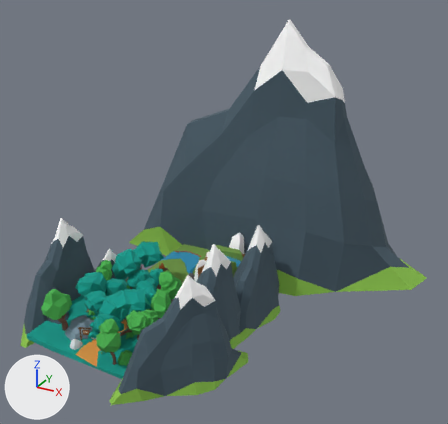
One commit to the glTF model public/Forest.glb: the scene before it, then after it.
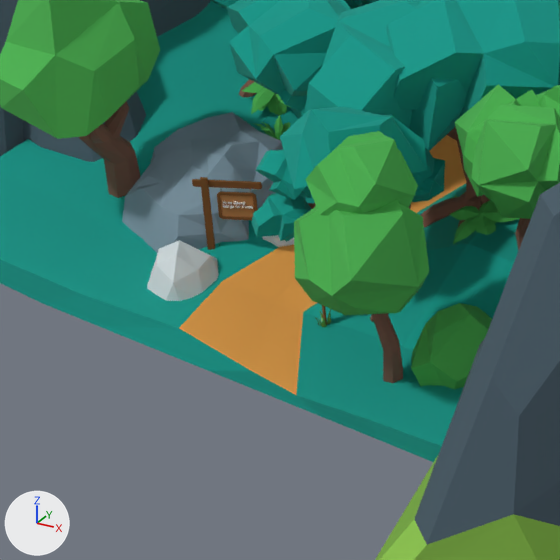
There are two pictures of each version: one whole from a 50 mm lens placed at (43.9, -53.8, 45.6), pointed at (7.4, 12.6, 12.4), one close up on the part from 10% to 32% of the width and 69% to 94% of the height. The lights are fixed; the arrows at lower left show +X, +Y and +Z. The older version's two pictures come first. Where no turn or scale is listed for an object, it has been applied to the vertices.

Script lines for the objects in view, before the commit:
```python
me_mesh1597509149 = bpy.data.meshes.new('mesh1597509149')
me_mesh1597509149.from_pydata(...)  # 15 vertices, 26 faces; spans x -2.87..-1.02, y -8.76..-6.71, z -2.14..-0.7
me_mesh1597509149.materials.append(mat_mat15)  # light grey #d0dadd
me_mesh1634341855 = bpy.data.meshes.new('mesh1634341855')
me_mesh1634341855.from_pydata(...)  # 28 vertices, 52 faces; spans x -0.06..3.89, y -6.58..-2.12, z 1.1..4.28
me_mesh1634341855.materials.append(mat_mat11)  # cyan #009789
me_sign10 = bpy.data.meshes.new('Sign10')
me_sign10.from_pydata(...)  # 408 vertices, 724 faces; spans x -0.0028..0.0127, y -0.0017..0.0018, z 0.0..0.0208
# faces by material slot: [116, 416, 12, 180]
me_sign10.materials.append(mat_dark_wood)  # brown #7e5329
me_sign10.materials.append(mat_rocks)  # grey #999999
me_sign10.materials.append(mat_light_wood)  # brown #b17f4c
me_sign10.materials.append(mat_herbs)  # green #74a041
me_text = bpy.data.meshes.new('Text')
me_text.from_pydata(...)  # 4232 vertices, 8396 faces; spans x 0.07..7.0, y -1.23..0.69, z -0.33..0.0
ob_group1597509149 = bpy.data.objects.new('group1597509149', me_mesh1597509149)
ob_group1597509149.location = (0.0, 0.04, 2.23)
ob_group1634341855 = bpy.data.objects.new('group1634341855', me_mesh1634341855)
ob_group1634341855.location = (0.0, 0.04, 2.23)
ob_my_name = bpy.data.objects.new('My Name', me_text)
ob_my_name.location = (-1.51, -6.63, 2.01)
ob_my_name.rotation_euler = (1.584, 0.0, 0.44)  # degrees (91, 0, 25)
ob_my_name.scale = (0.0966, 0.0966, 0.0966)
ob_sign10 = bpy.data.objects.new('Sign10', me_sign10)
ob_sign10.parent = ob_rootnode_001
ob_sign10.location = (-1.831, -6.785, 0.603)
ob_sign10.rotation_euler = (0.0, 0.0, 0.428)  # degrees (0, 0, 25)
ob_sign10.scale = (100.0, 100.0, 100.0)
# also in view: 'group624957455' at (-3.7, -2.2, 1.6); 'group937971834' at (3.1, -3.3, 2.7); 'group443772894' at (3.5, -3.3, 5.4); 'group2009401224' at (-0.1, -0.3, 1.1); 'group561706230' at (-3.2, -5.4, 1.4)
```
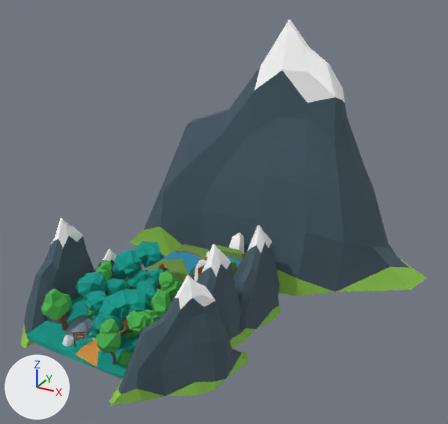
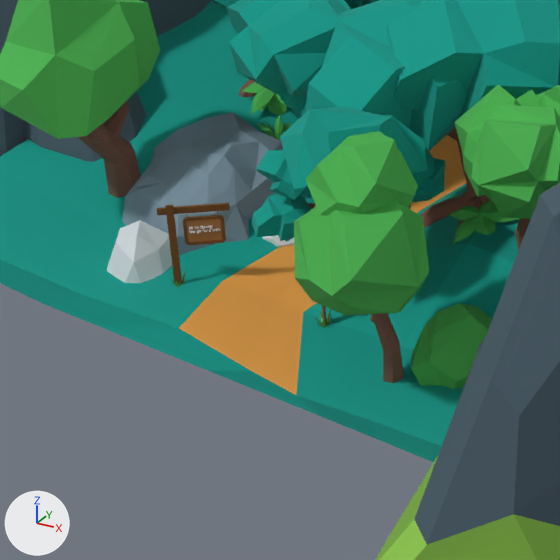
Location of each change, (x1, y1, x2, y2) in pixels of the close-ups (560 x 560 px):
'group1597509149', moved: before (147, 240, 219, 301); after (107, 220, 180, 283)
'Sign10', moved, turned: before (192, 177, 262, 254); after (157, 203, 230, 287)
'My Name', moved, turned: before (222, 201, 253, 209); after (189, 225, 221, 234)

Patch to the scene script:
```diff
--- a/public/Forest.glb.py
+++ b/public/Forest.glb.py
@@ ob_group1597509149 @@
 ob_group1597509149 = bpy.data.objects.new('group1597509149', me_mesh1597509149)
-ob_group1597509149.location = (0.0, 0.04, 2.23)
+ob_group1597509149.location = (-1.19, 0.12, 2.31)
@@ ob_my_name @@
 ob_my_name = bpy.data.objects.new('My Name', me_text)
-ob_my_name.location = (-1.51, -6.63, 2.01)
-ob_my_name.rotation_euler = (1.584, 0.0, 0.44)  # degrees (91, 0, 25)
+ob_my_name.location = (-1.49, -7.76, 2.03)
+ob_my_name.rotation_euler = (1.584, 0.0, 0.643)  # degrees (91, 0, 37)
 ob_my_name.scale = (0.0966, 0.0966, 0.0966)
@@ ob_sign10 @@
 ob_sign10.parent = ob_rootnode_001
-ob_sign10.location = (-1.831, -6.785, 0.603)
-ob_sign10.rotation_euler = (0.0, 0.0, 0.428)  # degrees (0, 0, 25)
+ob_sign10.location = (-1.775, -7.974, 0.615)
+ob_sign10.rotation_euler = (0.0, 0.0, 0.631)  # degrees (0, 0, 36)
 ob_sign10.scale = (100.0, 100.0, 100.0)
```
